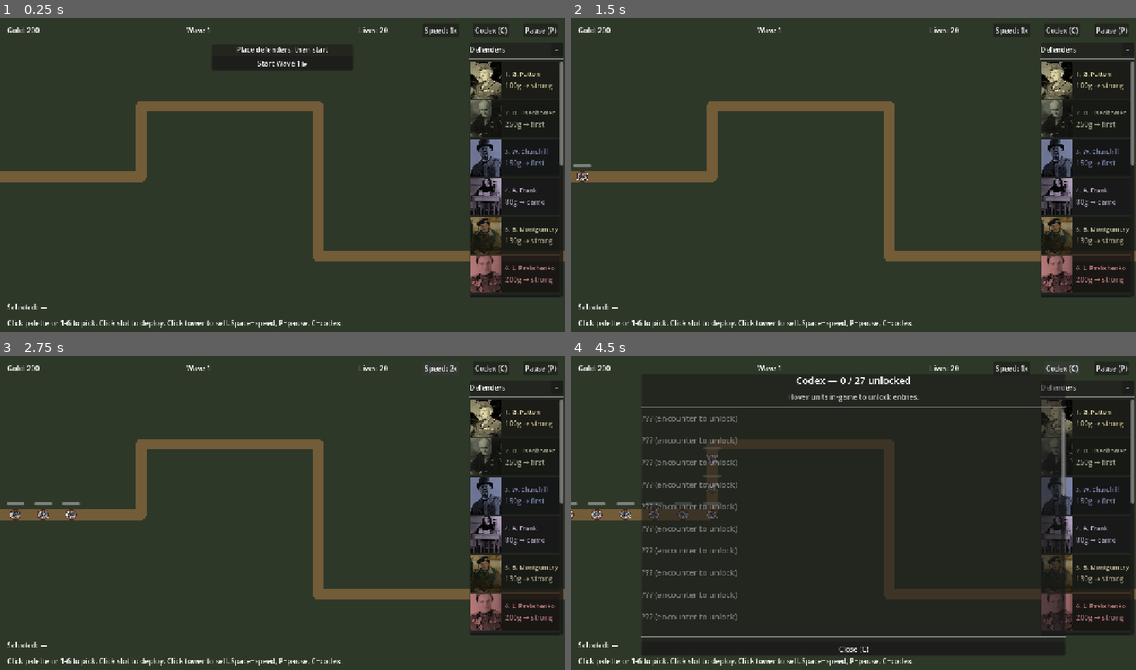
Above: before the commit, frames 1-4 (two rows, left to right).
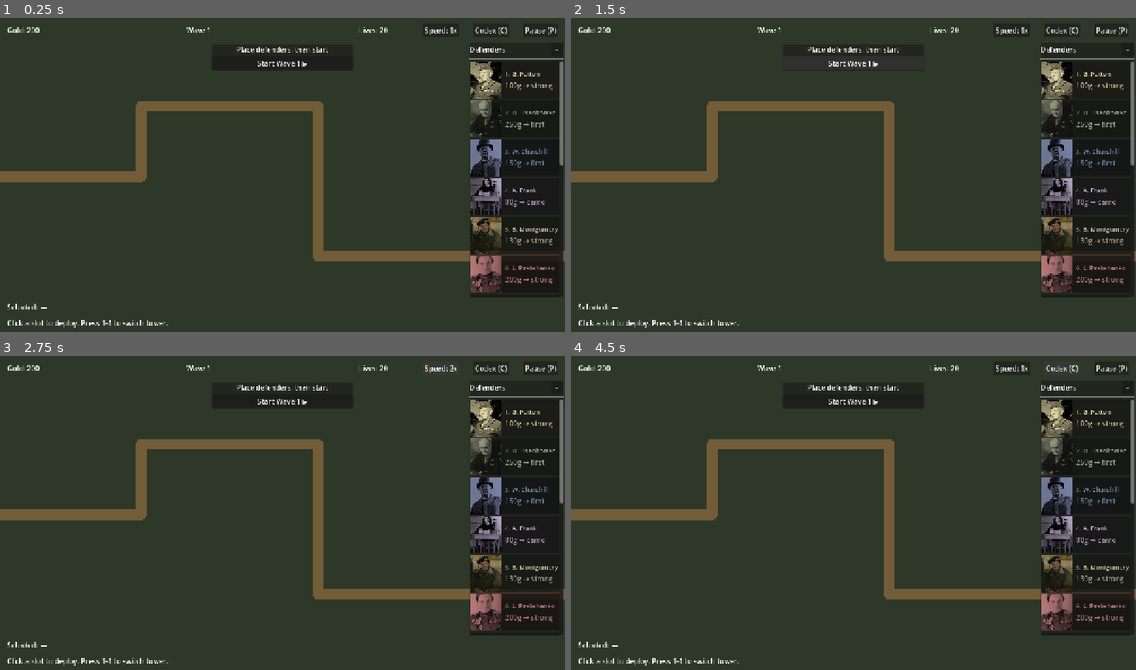
Above: after the commit, the same moments.

Repository: Josh-Buck/wwii-td
Game: Godot game, scene res://scenes/main/Main.tscn
Same seed, same stepped clock (60 frames per second), same inputs: the game is played once before the commit and once after it.
Inputs (mouse positions are in pixels of both pictures, inside the frame that each line leads up to):
- Up to frame 1 (0.25 s): no input
- Up to frame 2 (1.5 s): click "Start Wave 1 ▶" at 0.5 s; click (853, 61) at 1.25 s, where only the run after the commit has a clickable "Start Wave 1 ▶"
- Up to frame 3 (2.75 s): click "Speed: 1x" at 2 s
- Up to frame 4 (4.5 s): click "Speed: 2x" at 2.75 s; click "Speed: 4x" at 3.5 s; click "Codex (C)" at 4.25 s

The runs differ from the first frame. In frame 1, 0.5% of the frame differs, in the area x 4-61%, y 96-99%; in frame 2, 0.8%; in frame 3, 1.9%; in frame 4, 12%, in the area x 0-88%, y 6-99%.
Error after the commit: Invalid assignment of property or key 'visible' with value of type 'bool' on a base object of type 'null instance'. (res://scenes/ui/HUD.gd:141)

Commit message:
polish: boss telegraph, floating damage numbers, effective-stats display

Diff:
--- /dev/null
+++ b/scenes/effects/DamageNumber.gd
@@ -0,0 +1,40 @@
+extends Node2D
+
+@export var lifetime: float = 0.6
+@export var rise_distance: float = 30.0
+
+var _t: float = 0.0
+var _text: String = ""
+var _color: Color = Color(1, 0.9, 0.4)
+var _start_pos: Vector2
+
+func setup(damage: int, color: Color = Color(1, 0.9, 0.4)) -> void:
+	_text = str(damage)
+	_color = color
+
+func _ready() -> void:
+	_start_pos = position
+	queue_redraw()
+
+func _process(delta: float) -> void:
+	_t += delta
+	if _t >= lifetime:
+		queue_free()
+		return
+	# Float upward.
+	position.y = _start_pos.y - rise_distance * (_t / lifetime)
+	queue_redraw()
+
+func _draw() -> void:
+	var font: Font = ThemeDB.fallback_font
+	if font == null:
+		return
+	var alpha: float = 1.0 - (_t / lifetime)
+	var col: Color = _color
+	col.a = alpha
+	# Drop shadow + main text.
+	var fs: int = 14
+	var size: Vector2 = font.get_string_size(_text, HORIZONTAL_ALIGNMENT_LEFT, -1, fs)
+	var origin: Vector2 = Vector2(-size.x / 2.0, 0)
+	draw_string(font, origin + Vector2(1, 1), _text, HORIZONTAL_ALIGNMENT_LEFT, -1, fs, Color(0, 0, 0, alpha * 0.7))
+	draw_string(font, origin, _text, HORIZONTAL_ALIGNMENT_LEFT, -1, fs, col)
--- /dev/null
+++ b/scenes/effects/DamageNumber.tscn
@@ -0,0 +1,6 @@
+[gd_scene load_steps=2 format=3]
+
+[ext_resource type="Script" path="res://scenes/effects/DamageNumber.gd" id="1"]
+
+[node name="DamageNumber" type="Node2D"]
+script = ExtResource("1")
--- a/scenes/enemies/Enemy.gd
+++ b/scenes/enemies/Enemy.gd
@@ -105,8 +105,22 @@
 	hp -= effective
 	if health_bar:
 		health_bar.value = hp
+	_spawn_damage_number(int(effective))
 	if hp <= 0.0:
 		_die()
+
+func _spawn_damage_number(dmg: int) -> void:
+	if dmg <= 0:
+		return
+	var scene: PackedScene = preload("res://scenes/effects/DamageNumber.tscn")
+	var node: Node2D = scene.instantiate()
+	node.setup(dmg)
+	# Place above the enemy in world space. Add to scene root so it doesn't
+	# move with the enemy (looks more natural).
+	node.global_position = global_position + Vector2(0, -stats.radius - 4.0)
+	var parent: Node = get_tree().current_scene
+	if parent:
+		parent.add_child(node)
 
 func _die() -> void:
 	dead = true
--- a/scenes/ui/HUD.gd
+++ b/scenes/ui/HUD.gd
@@ -33,6 +33,8 @@
 @onready var wave_preview_label: Label = $WavePreviewPanel/Label
 @onready var start_wave_panel: PanelContainer = $StartWavePanel
 @onready var start_wave_btn: Button = $StartWavePanel/VBox/StartWaveButton
+@onready var boss_telegraph: PanelContainer = $BossTelegraph
+@onready var boss_telegraph_label: Label = $BossTelegraph/Label
 
 var _wave_in_progress: bool = false
 var _waves_completed: int = 0
@@ -135,6 +137,8 @@
 	EventBus.tower_sold.connect(_refresh_wave_preview_after_sell)
 	EventBus.wave_started.connect(_refresh_wave_preview_after_wave)
 	EventBus.wave_ended.connect(_refresh_wave_preview_after_wave)
+	EventBus.wave_started.connect(_check_boss_telegraph)
+	boss_telegraph.visible = false
 	# Start Wave button drives wave advance (replaces auto-start timer).
 	start_wave_btn.pressed.connect(_on_start_wave_btn_pressed)
 	EventBus.wave_started.connect(_on_wave_started_for_btn)
@@ -256,12 +260,27 @@
 		_info_active_tower.queue_redraw()
 	def_name.text = "%s — %dg" % [stats.display_name, stats.cost]
 	def_faction.text = "Faction: %s" % _faction_label(stats.faction)
-	var dps: float = stats.damage * stats.fire_rate
+	# If a placed tower is shown, display its EFFECTIVE stats (with upgrades);
+	# otherwise show the base stats from the resource.
+	var d_value: float = stats.damage
+	var r_value: float = stats.fire_rate
+	var range_value: float = stats.range_px
+	var aoe_value: float = stats.aoe_radius
+	if _info_active_tower and is_instance_valid(_info_active_tower):
+		if _info_active_tower.has_method("effective_damage"):
+			d_value = _info_active_tower.effective_damage()
+		if _info_active_tower.has_method("effective_fire_rate"):
+			r_value = _info_active_tower.effective_fire_rate()
+		if _info_active_tower.has_method("effective_range"):
+			range_value = _info_active_tower.effective_range()
+		if _info_active_tower.has_method("effective_aoe_radius"):
+			aoe_value = _info_active_tower.effective_aoe_radius()
+	var dps: float = d_value * r_value
 	var aoe_str: String = ""
-	if stats.aoe_radius > 0:
-		aoe_str = "  AoE r%d" % int(stats.aoe_radius)
+	if aoe_value > 0:
+		aoe_str = "  AoE r%d" % int(aoe_value)
 	def_stats.text = "Damage %d  ·  Rate %.1f/s  ·  Range %d  ·  DPS %d%s" % [
-		int(stats.damage), stats.fire_rate, int(stats.range_px), int(dps), aoe_str
+		int(d_value), r_value, int(range_value), int(dps), aoe_str
 	]
 	def_hits.text = "Hits: %s   Default target: %s" % [
 		_hits_text(stats.can_hit),
@@ -423,6 +442,29 @@
 
 func _refresh_wave_preview_after_wave(_idx: int) -> void:
 	_refresh_wave_preview()
+
+func _check_boss_telegraph(_idx: int) -> void:
+	var wd_nodes := get_tree().get_nodes_in_group("wave_director")
+	if wd_nodes.is_empty():
+		return
+	var wd: Node = wd_nodes[0]
+	if not wd.has_method("get_boss_id_for_current_wave"):
+		return
+	var boss_id: StringName = wd.get_boss_id_for_current_wave()
+	if boss_id == &"":
+		return
+	# Show telegraph with the boss's display name.
+	var label_text: String = "⚠ BOSS WAVE: %s" % _humanize_id(boss_id)
+	boss_telegraph_label.text = label_text
+	boss_telegraph.visible = true
+	# Auto-hide after 4 seconds.
+	await get_tree().create_timer(4.0).timeout
+	if is_instance_valid(boss_telegraph):
+		boss_telegraph.visible = false
+
+func _humanize_id(id: StringName) -> String:
+	var s: String = String(id).replace("_", " ")
+	return s.capitalize()
 
 func _refresh_wave_preview() -> void:
 	var providers := get_tree().get_nodes_in_group("wave_preview_providers")
--- a/scripts/systems/WaveDirector.gd
+++ b/scripts/systems/WaveDirector.gd
@@ -33,6 +33,24 @@
 	_load_waves()
 	EventBus.enemy_killed.connect(_on_enemy_killed_for_count)
 	EventBus.enemy_reached_end.connect(_on_enemy_leaked)
+
+func get_boss_id_for_current_wave() -> StringName:
+	if _current_wave_index < 0 or _current_wave_index >= _waves.size():
+		return &""
+	var spawns: Array = _waves[_current_wave_index].get("spawns", [])
+	for s in spawns:
+		var enemy_id: StringName = StringName(s.get("enemy", ""))
+		if enemy_registry.has(enemy_id):
+			var stats: Resource = enemy_registry[enemy_id]
+			if stats and stats.is_boss:
+				return enemy_id
+	return &""
+
+func get_next_wave_spawns() -> Array:
+	var idx: int = _current_wave_index + 1
+	if idx >= _waves.size():
+		return []
+	return _waves[idx].get("spawns", [])
 
 func get_next_wave_summary() -> String:
 	var next_idx: int = _current_wave_index + 1
